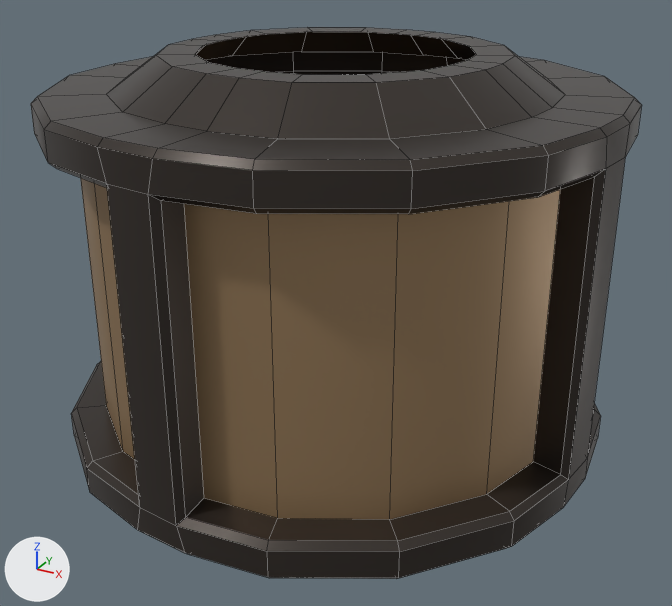
Before and after pictures for a commit that changed the FBX model Assets/Models/LevelModels/Props/Cauldron/Rotate_2.fbx.
Both versions are drawn from a 50 mm camera at (1.114, -0.906, 2.032) aimed at (0.96, -0.625, 1.892). Every picture has the same lights, and +X, +Y and +Z are marked at lower left. The older version comes first. Mesh edges are drawn as thin lines.

The first picture shows 'Rotate_2'.
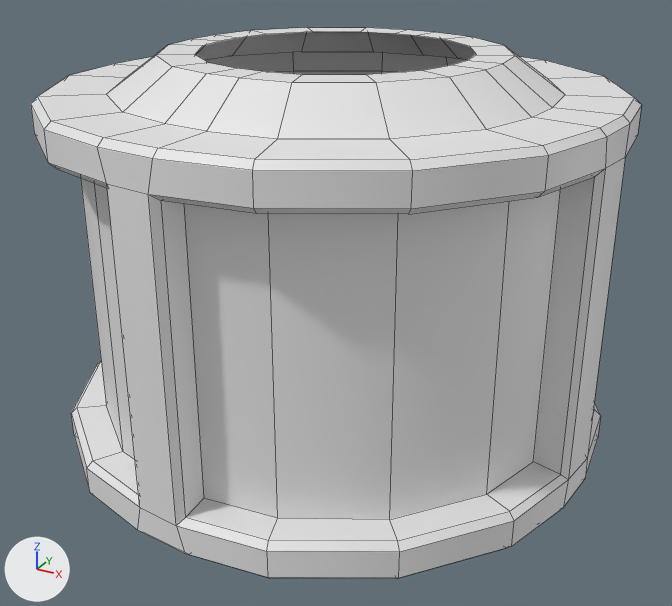
The newer file is also turned or shifted as a whole; pictures and numbers use the older file's frame.

The change in detail:
me_cylinder_002 has 320 vertices, 300 faces and spans x -0.101..0.101, y -0.101..0.101, z -0.078..0.078.
me_cylinder_002 is used by ob_rotate_2; location (0.9567, -0.6198, 1.9056).
me_cylinder_002 part 1: all 16 faces that had it switch from mat_material_009 (brown #a38664) to no material.
me_cylinder_002 part 2: all 284 faces that had it switch from mat_material_002 to no material.

Boxes (x1, y1, x2, y2) around the edits, measured in the pictures (672 x 606 px):
part 1 of me_cylinder_002, recoloured (brown to white)
    both: (80, 178, 561, 519)
part 2 of me_cylinder_002, recoloured (lighter)
    both: (31, 27, 641, 579)
